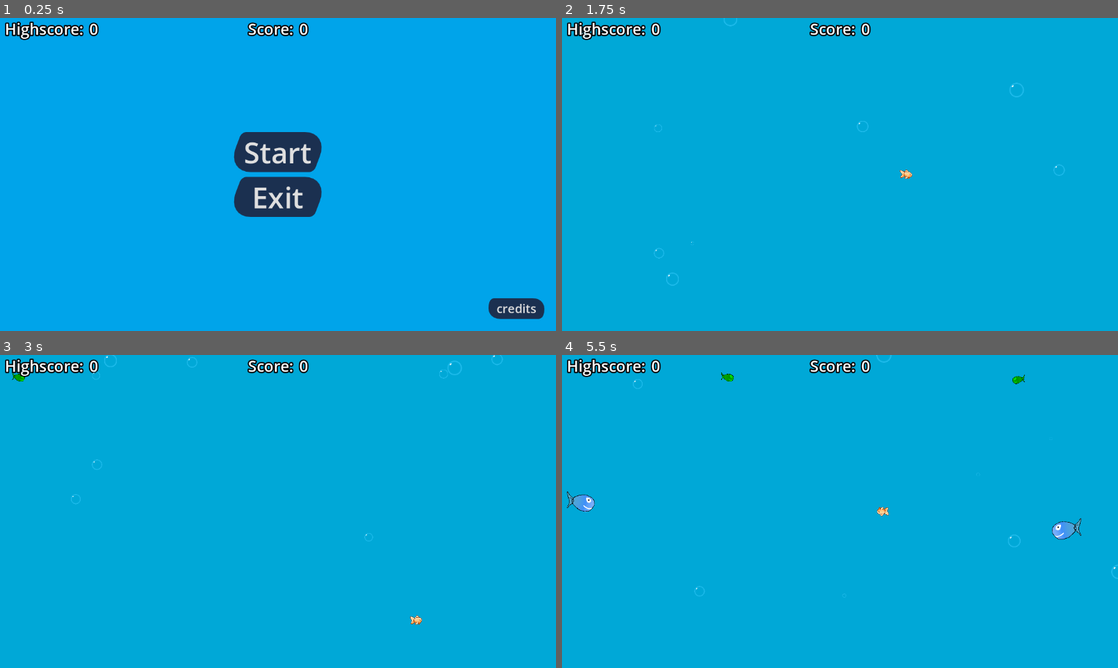
Above: before the commit, frames 1-4 (two rows, left to right).
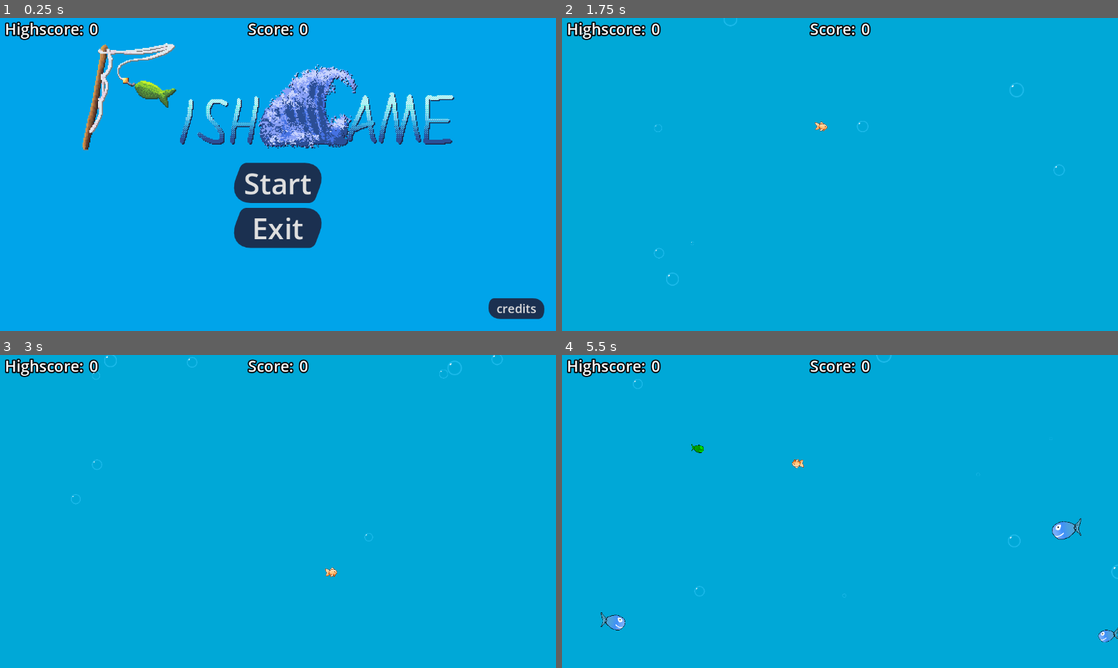
Above: after the commit, the same moments.

Repository: Game-Dev-and-Chill/Fish_Game
Game: Godot game, scene res://scenes/Main.tscn
Same seed, same stepped clock (60 frames per second), same inputs: the game is played once before the commit and once after it.
Inputs:
- Up to frame 1 (0.25 s): no input
- Up to frame 2 (1.75 s): click "Start" at 0.5 s; tap Enter at 1.25 s; hold D (right) from 1.28 s (still down)
- Up to frame 3 (3 s): release D (right) at 2.03 s; hold S (down) 2.03-2.78 s; hold D (right) from 2.78 s (still down)
- Up to frame 4 (5.5 s): release D (right) at 3.53 s; hold W (up) 3.53-4.28 s; hold A (left) from 4.28 s (still down); tap F11 (f11) at 4.9 s

The runs differ from the first frame. In frame 1, 10% of the frame differs, in the area x 14-82%, y 8-74%; in frame 2, 0.1%; in frame 3, 0.1%; in frame 4, 0.7%.

Commit message:
i'm epic so i cleaned up the codebase and gave your game TITLE ART
youre welcome >:3

Diff:
--- a/scenes/Main.tscn
+++ b/scenes/Main.tscn
@@ -15,6 +15,7 @@
 [ext_resource type="Script" path="res://scripts/AudioAmbience.gd" id="8_1quso"]
 [ext_resource type="AudioStream" uid="uid://cjwbjeeepbdo8" path="res://audio/ambience.mp3" id="8_2aa1m"]
 [ext_resource type="PackedScene" uid="uid://c25irjkw61pro" path="res://art/Fish/ai_fish/Fish_3_Collider.tscn" id="9_6hr75"]
+[ext_resource type="Texture2D" uid="uid://c4it4lndfow15" path="res://art/title_art2.png" id="10_aroby"]
 [ext_resource type="Theme" uid="uid://don44njiwgl2k" path="res://resources/primary_theme.tres" id="10_nlfux"]
 [ext_resource type="Script" path="res://scripts/credits_screen.gd" id="11_e0fxu"]
 [ext_resource type="Script" path="res://scripts/credits_button.gd" id="11_p1xu5"]
@@ -72,6 +73,21 @@
 
 [sub_resource type="RectangleShape2D" id="RectangleShape2D_nmj8y"]
 size = Vector2(1695, 13)
+
+[sub_resource type="Animation" id="Animation_d5xtp"]
+length = 0.001
+tracks/0/type = "value"
+tracks/0/imported = false
+tracks/0/enabled = true
+tracks/0/path = NodePath("CenterContainer/MarginContainer/Label:modulate")
+tracks/0/interp = 1
+tracks/0/loop_wrap = true
+tracks/0/keys = {
+"times": PackedFloat32Array(0),
+"transitions": PackedFloat32Array(1),
+"update": 0,
+"values": [Color(1, 1, 1, 0.54902)]
+}
 
 [sub_resource type="Animation" id="Animation_x4jg8"]
 resource_name = "blink_text"
@@ -90,21 +106,6 @@
 "values": [Color(1, 1, 1, 0.54902), Color(1, 1, 1, 0)]
 }
 
-[sub_resource type="Animation" id="Animation_d5xtp"]
-length = 0.001
-tracks/0/type = "value"
-tracks/0/imported = false
-tracks/0/enabled = true
-tracks/0/path = NodePath("CenterContainer/MarginContainer/Label:modulate")
-tracks/0/interp = 1
-tracks/0/loop_wrap = true
-tracks/0/keys = {
-"times": PackedFloat32Array(0),
-"transitions": PackedFloat32Array(1),
-"update": 0,
-"values": [Color(1, 1, 1, 0.54902)]
-}
-
 [sub_resource type="AnimationLibrary" id="AnimationLibrary_lk2f6"]
 _data = {
 "RESET": SubResource("Animation_d5xtp"),
@@ -161,16 +162,35 @@
 grow_vertical = 2
 theme_override_styles/panel = SubResource("StyleBoxFlat_dcl5m")
 
-[node name="CenterContainer" type="CenterContainer" parent="Main Menu"]
-layout_mode = 2
+[node name="Control" type="Control" parent="Main Menu"]
+layout_mode = 2
+
+[node name="TextureRect" type="TextureRect" parent="Main Menu/Control"]
+texture_filter = 1
+layout_mode = 1
+offset_left = 139.0
+offset_top = 36.0
+offset_right = 555.0
+offset_bottom = 164.0
+scale = Vector2(2, 2)
+size_flags_vertical = 3
+texture = ExtResource("10_aroby")
+stretch_mode = 4
+
+[node name="CenterContainer" type="MarginContainer" parent="Main Menu"]
+layout_mode = 2
+theme_override_constants/margin_top = 128
 
 [node name="VBoxContainer" type="VBoxContainer" parent="Main Menu/CenterContainer"]
 layout_mode = 2
+size_flags_horizontal = 4
+size_flags_vertical = 4
 theme_override_constants/separation = 10
 
 [node name="Start" type="Button" parent="Main Menu/CenterContainer/VBoxContainer"]
 custom_minimum_size = Vector2(50, 0)
 layout_mode = 2
+size_flags_vertical = 10
 theme = ExtResource("10_nlfux")
 theme_override_font_sizes/font_size = 60
 text = "Start
@@ -179,6 +199,7 @@
 [node name="Exit" type="Button" parent="Main Menu/CenterContainer/VBoxContainer"]
 custom_minimum_size = Vector2(50, 0)
 layout_mode = 2
+size_flags_vertical = 8
 theme = ExtResource("10_nlfux")
 theme_override_font_sizes/font_size = 60
 text = "Exit
--- a/scripts/Body.gd
+++ b/scripts/Body.gd
@@ -3,7 +3,14 @@
 @export var JUMP_VELOCITY = -400.0
 @export var gravity = 980
 @export var Speed = 300.0
+
 @export var sprite: Sprite2D
+@export var normal_sprite: Texture2D
+
+@export var powerup_sprite: Texture2D
+@export var powerup_timer_limit: float = 3.0
+
+@export var audio_eat : AudioStreamPlayer
 
 @onready var collision_polygon_2d: CollisionPolygon2D = $Area/CollisionPolygon2D
 @onready var animation_player: AnimationPlayer = $"../AnimationPlayer"
@@ -14,11 +21,6 @@
 @onready var highscore_label: Label = main_game.get_node("Highscore/HBoxContainer/HighscoreValue")
 @onready var main_menu: PanelContainer = main_game.get_node("Main Menu")
 @onready var game_over: Control = main_game.get_node("game_over")
-@export var audio_eat : AudioStreamPlayer
-
-@export var powerup_timer_limit: float = 3.0
-@export var normal_sprite: Texture2D
-@export var powerup_sprite: Texture2D
 
 var alive = true
 var size = scale.x
@@ -28,14 +30,16 @@
 var has_powerup: bool = false
 var powerup_timer: Timer = Timer.new()
 
+
 func _ready():
 	var area = get_node("Area") as Area2D
-	area.connect("body_entered", _on_Body_area_entered)
+	area.connect("body_entered", _on_body_area_entered)
 	area.connect("area_entered", _on_area_area_entered)
 
 	powerup_timer.one_shot = true
 	add_child(powerup_timer)
 	powerup_timer.timeout.connect(_powerup_timer_timeout)
+
 
 func _physics_process(_delta):
 	var direction = Input.get_vector("left", "right", "up", "down")
@@ -56,15 +60,16 @@
 
 
 func _powerup_collected():
-	print("Got a powerup!")
-	if !has_powerup:
-		has_powerup = true
-		sprite.texture = powerup_sprite
-		old_shader = sprite.material.get("shader_parameter/color")
-		sprite.material.set("shader_parameter/color", Color.WHITE)
-		_reset_powerup_timer()
-	else:
-		_reset_powerup_timer()
+	powerup_timer.start(powerup_timer_limit)
+
+	if has_powerup:
+		return
+
+	has_powerup = true
+	sprite.texture = powerup_sprite
+	old_shader = sprite.material.get("shader_parameter/color")
+	sprite.material.set("shader_parameter/color", Color.WHITE)
+
 
 
 func _on_area_area_entered(area):
@@ -72,24 +77,28 @@
 		_powerup_collected()
 
 
-func _reset_powerup_timer():
-	print("Powerup timer restarted")
-	if (powerup_timer.time_left > 0):
-		powerup_timer.stop()
-		powerup_timer.start(powerup_timer_limit)
-	else:
-		powerup_timer.start(powerup_timer_limit)
+# ...calling timer.start() will already do this...
+#func _reset_powerup_timer():
+	#print("Powerup timer restarted")
+
+	#if (powerup_timer.time_left > 0):
+		#powerup_timer.stop()
+		#powerup_timer.start(powerup_timer_limit)
+
+	#else:
+	#powerup_timer.start(powerup_timer_limit)
 
 
 func _powerup_timer_timeout():
-	print("Powerup timer ended")
-	has_powerup = false;
+	#print("Powerup timer ended")
+	has_powerup = false
 	sprite.texture = normal_sprite
 	sprite.material.set("shader_parameter/color", old_shader)
 
 
-func _on_Body_area_entered(body):
+func _on_body_area_entered(body):
 	if (body.is_in_group("powerup")): return
+
 	if body.scale.x < size or has_powerup:
 		randomize()
 		audio_eat.pitch_scale = randf_range(0.85, 1.25)
@@ -105,31 +114,41 @@
 		scale = Vector2(size, size)
 
 		evolve_fish()
+
 		body.spawn_death_effect()
 		body.get_parent().queue_free()
+
 		get_tree().current_scene.fish_count -= 1
-		print(get_tree().current_scene.fish_count)
-	else: #die
+
+	else:
 		get_tree().paused = true
 		game_over.show()
 
 
 func evolve_fish():
-	if powerup_timer.time_left > 0:
+	if powerup_timer.time_left:
 		await powerup_timer.timeout
+
 	for new_scale in evolutions.keys():
 		if scale.x > new_scale and not evolutions[new_scale]:
 			animation_player.play(str(new_scale))
 			evolutions[new_scale] = true
 			break
 
+
 func back_to_main_menu():
 	game_over.hide()
 	main_menu.show()
+
 	player.queue_free()
-	for child in main_game.powerup_timer.get_children(): child.queue_free()
+
+	for child in main_game.powerup_timer.get_children():
+		child.queue_free()
+
 	for enemy in enemy_parent.get_children():
 		enemy.queue_free()
+
 	if main_game.has_node("Powerup"):
 		main_game.get_node("Powerup").queue_free()
+
 	get_tree().paused = false
--- a/scripts/Game.gd
+++ b/scripts/Game.gd
@@ -24,19 +24,26 @@
 var spawning = false
 var fish_count = 0
 var highscore = 0
-var framecount = 0
 
 var score: int = 0:
 	set(value):
 		score = value
 		score_label.text = str(value)
+
+		# who did this :sob:
 		highscore = 5
 		highscore_label.text = str(highscore)
 
+
+var fullscreen: bool = false
+
+
 func _ready() -> void:
 	await get_tree().create_timer(1.0).timeout
+
 	animiation_player.play("fade_in")
 	score_label.text = str(0)
+
 	if enable_ai_art:
 		var background = TextureRect.new()
 		background.set_anchors_preset(Control.PRESET_FULL_RECT)
@@ -45,64 +52,67 @@
 		get_node("Background").add_child(background)
 		get_node("Background").self_modulate.a = 0
 
+
+
+func _input(_event: InputEvent) -> void:
+	if Input.is_action_just_pressed("f11") and fullscreen:
+		DisplayServer.window_set_mode(DisplayServer.WINDOW_MODE_WINDOWED)
+		fullscreen = false
+		get_viewport().set_input_as_handled()
+		return
+
+	elif Input.is_action_just_pressed("f11") and !fullscreen:
+		DisplayServer.window_set_mode(DisplayServer.WINDOW_MODE_EXCLUSIVE_FULLSCREEN)
+		fullscreen = true
+		get_viewport().set_input_as_handled()
+		return
+
+
 func _physics_process(_delta):
 	if is_instance_valid(player):
 		body = player.get_node("Body")
 
-		if body.alive and not spawning:
-			#add enemies
+		if body.alive and !spawning:
 			_spawn_enemy_fish()
 			spawning = true
-	framecount += 1
-	print("frame ", framecount)
-	for Enemy in enemies_parent.get_children():
-		if !is_instance_valid(Enemy.get_node_or_null("Body")):
-			continue
-		if (Enemy.get_node("Body").scale.x < body.size and show_comparison_cheat == true) or body.has_powerup:
-			Enemy.get_node("Body").get_node("Sprite2D").material.set("shader_parameter/color", Color.GREEN)
-		else:
-			Enemy.get_node("Body").get_node("Sprite2D").material.set("shader_parameter/color", Color.WHITE)
 
-
-func game_start():
-	emit_signal("game_started")
-	player = player_fish.instantiate()
-	player.global_position = Vector2(ProjectSettings.get("display/window/size/viewport_width"), ProjectSettings.get("display/window/size/viewport_height")) / 2
-	add_child(player)
-	fish_count = 0
-	spawn_powerup()
 
 func _on_start_button_pressed():
 	main_menu.hide()
 	score_label.text = "0"
 	game_start()
 
+
 func _on_quit():
 	get_tree().quit()
+
 
 func _spawn_enemy_fish():
 	if fish_count < 60:
 		var spawn_enemy_fish = enemy_fish.instantiate()
 		var enemy_body = spawn_enemy_fish.get_node("Body")
 		var fish_size = randf_range(0.1, clamp(3 * body.size, 3, 20))
+
 		if enable_ai_art:
 			var img_selection = randi_range(0,ai_alt_enemy_fish.size()-1)
+
 			enemy_body.get_node("Sprite2D").texture = ai_alt_enemy_fish[img_selection]
 			enemy_body.get_node("CollisionPolygon2D").polygon = ai_alt_enemy_fish_colliders[img_selection].instantiate().polygon
 			enemy_body.get_node("CollisionPolygon2D").scale = Vector2(ai_alt_enemy_fish_scales[img_selection],ai_alt_enemy_fish_scales[img_selection])
 			enemy_body.get_node("Sprite2D").scale = Vector2(ai_alt_enemy_fish_scales[img_selection],ai_alt_enemy_fish_scales[img_selection])
+
 		enemy_body.scale = Vector2(fish_size, fish_size)
 
-		var side = randi_range(1, 2)
+		var side = randi() % 2
+		var rand_x = randf_range(1300, 1400)
+
 		enemy_body.direction = side
-		var rand_x = 0
-		if side == 2:
-			rand_x = randf_range(1300, 1400)
-		else:
+
+		if !side:
 			rand_x = randf_range(-200, -100)
+			spawn_enemy_fish.scale.x *= -1
 
 		spawn_enemy_fish.position = Vector2(rand_x, randf_range(20, 620))
-		spawn_enemy_fish.scale.x *= sign(side - 1.5)
 		enemies_parent.add_child(spawn_enemy_fish)
 
 		var new_speed = 540 / (enemy_body.scale.x + 0.8)
@@ -117,12 +127,24 @@
 
 		spawning = false
 		fish_count += 1
-		print(fish_count)
+
+
+func game_start():
+	emit_signal("game_started")
+
+	player = player_fish.instantiate()
+	add_child(player)
+
+	player.global_position = get_viewport().size / 2
+
+	fish_count = 0
+	spawn_powerup()
 
 
 func spawn_powerup():
-	#if powerup_timer.find_children("*","Timer",false, false).size() > 0:
+	#if powerup_timer.find_children("*","Timer",false, false).size():
 		#return
+
 	var timer = Timer.new()
 	powerup_timer.add_child(timer)
 
--- a/scripts/Main_Menu.gd
+++ /dev/null
@@ -1,49 +0,0 @@
-
-#MainMenu.gd
-#@tool
-#class_name MainMenu
-extends CenterContainer
-#docstring
-
-
-#region Variables
-#signals
-#enums
-#constants
-#@export variables
-#public variables
-#private variables
-#@onready variables
-#endregion
-
-
-#region Functions
-#optional built-in virtual _init method
-#optional built-in virtual _enter_tree() method
-#optional built-in virtual _ready method - Called when the node enters the scene tree for the first time.
-func _ready():
-	pass
-#region remaining built-in virtual methods
-# Called every frame. 'delta' is the elapsed time since the previous frame.
-func _process(delta):
-	pass
-#endregion
-#region public methods
-#endregion
-#region private methods
-#endregion
-#region subclasses
-#endregion
-#endregion
-
-#region Auto_Include_Functions
-#endregion
-
-
-func _on_exit_button_pressed():
-	get_tree().quit()
-
-
-func _on_start_button_pressed():
-	$"Main Menu".hide()
-	$".".game_start()
--- a/scripts/bubble_spawner.gd
+++ b/scripts/bubble_spawner.gd
@@ -3,12 +3,16 @@
 @export var bubble_scene : PackedScene
 @onready var bubble_spawn_timer: Timer = $Timer
 
+
 func _ready() -> void:
 	bubble_spawn_timer.timeout.connect(spawn_bubble)
 
+
 func spawn_bubble():
 	var bubble_instance = bubble_scene.instantiate() as Node2D
+	var random_scale = randf_range(.1, .5)
+
 	add_child(bubble_instance)
-	var random_scale = randf_range(.1, .5)
+
 	bubble_instance.scale = Vector2(random_scale, random_scale)
 	bubble_instance.global_position = Vector2(randi_range(0, 1900), randi_range(0, 1100))
--- a/scripts/enemy.gd
+++ b/scripts/enemy.gd
@@ -2,23 +2,37 @@
 
 @export var Speed = 300.0
 @export var JUMP_VELOCITY = -400.0
-@export var direction = 1
+@export var direction = 0
 @export var gravity = 980
 
 @onready var death_effect = preload("res://scenes/blood_effect.tscn")
 @onready var player = get_tree().get_first_node_in_group("player")
 @onready var parent = get_parent()
+@onready var sprite_2d: Sprite2D = $Sprite2D
+
 
 func _physics_process(_delta):
 	if parent:
-		parent.position.x += -sign(direction - 1.5) * clamp(1 * Speed / 150, 1, 100000)
+		parent.position.x += -sign(direction - 0.5) * clamp(1 * Speed / 150, 1, 100000)
 
 		if parent.position.x > 1400 or parent.position.x < -200:
 			get_tree().current_scene.fish_count -= 1
 			parent.queue_free()
 
+	if is_instance_valid(player):
+
+		var color := Color.WHITE
+
+		if (scale.x < player.size && get_tree().current_scene.show_comparison_cheat) || player.has_powerup:
+			color = Color.GREEN
+
+		sprite_2d.material.set("shader_parameter/color", color)
+
+
 func spawn_death_effect():
 	var _death_effect = death_effect.instantiate()
-	get_parent().get_parent().add_child(_death_effect)
+
+	get_parent().add_sibling(_death_effect)
+
 	_death_effect.emitting = true
 	_death_effect.global_position = get_parent().global_position
--- a/scripts/global_keybinds.gd
+++ b/scripts/global_keybinds.gd
@@ -1,14 +1 @@
 extends Node
-
-var fullscreen: bool = false
-
-
-func _unhandled_input(_event: InputEvent) -> void:
-	# handle fullscreen anywhere
-	if Input.is_action_just_pressed("f11") and fullscreen:
-		DisplayServer.window_set_mode(DisplayServer.WINDOW_MODE_WINDOWED)
-		fullscreen = false
-
-	elif Input.is_action_just_pressed("f11") and !fullscreen:
-		DisplayServer.window_set_mode(DisplayServer.WINDOW_MODE_FULLSCREEN)
-		fullscreen = true
Binary file added: art/title_art.aseprite
Binary file added: art/title_art1.png
Not shown, added: art/title_art1.png.import
Binary file added: art/title_art2.png
Not shown, added: art/title_art2.png.import
Binary file added: art/title_art3.png
Not shown, added: art/title_art3.png.import
Not shown: 1 places in scenes/Main.tscn that only renumber resources
Not shown: 1 places in scenes/Player_Fish.tscn that only renumber resources
